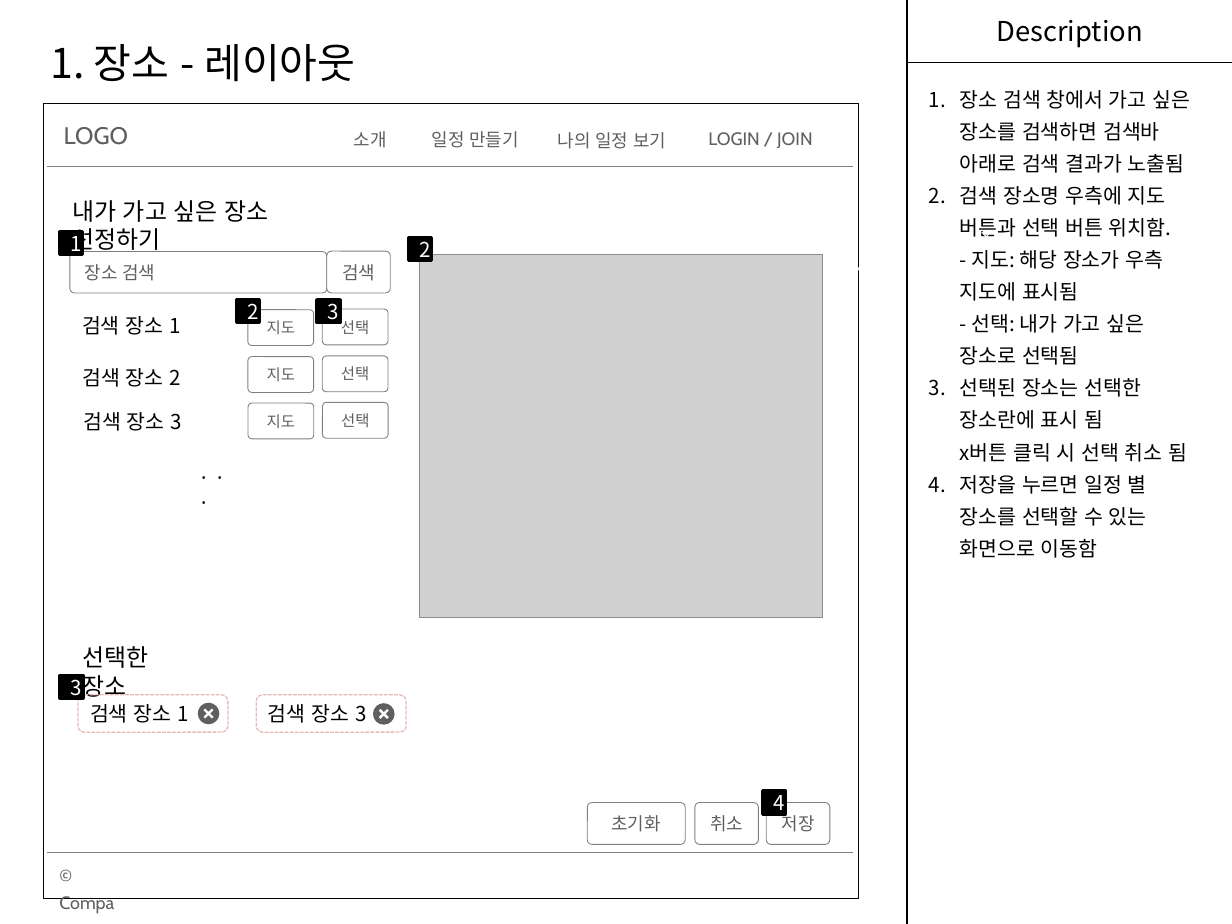
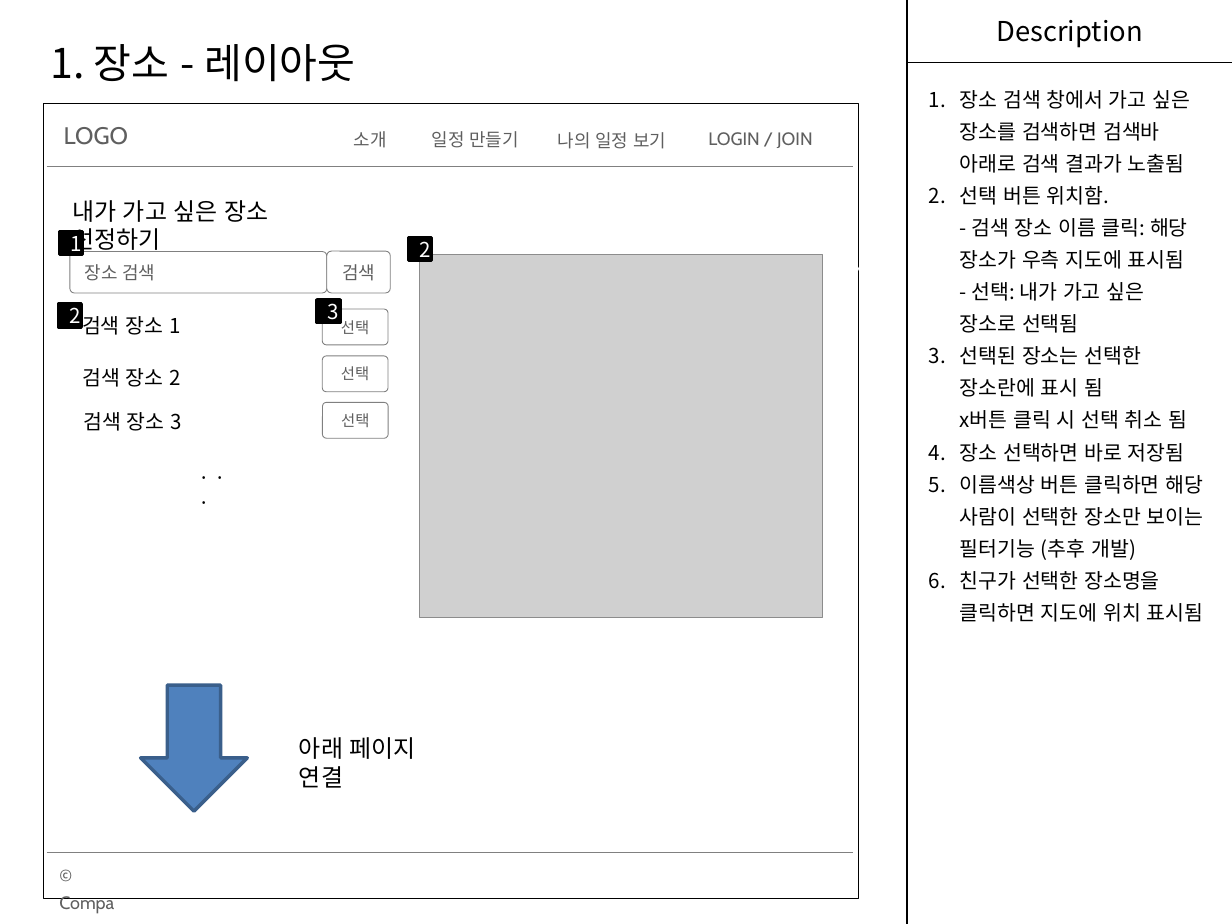
Before and after one commit to Devfarm-study/Toy-Project, a slide deck: slide 2 of MJ/11.장소.pptx. Drawn at 1232x924 pixels with LibreOffice and Linux fonts; fonts in the diff are those of the drawing; grey boxes stand for pictures. Boxes give left, top, right and bottom in pixels: in the first picture for what was removed or moved away, otherwise in the second. Text is boxed around its words. In the diff, an @@ line names an element or a change of style, - is before the commit and + after.

```diff
--- a/MJ/11.장소.pptx
+++ b/MJ/11.장소.pptx
@@ text at [960,186,1188,333]: text changed @@
-2. 검색 장소명 우측에 지도 버튼과 선택 버튼 위치함.
-   - 지도: 해당 장소가 우측 지도에 표시됨
-   - 선택: 내가 가고 싶은 장소로 선택됨
+2. 선택 버튼 위치함.
+   - 검색 장소 이름 클릭: 해당 장소가 우측 지도에 표시됨
+   - 선택: 내가 가고 싶은 장소로 선택됨
@@ freeform shape removed at [981,232,991,243] @@
@@ rectangle "2": place and size @@
-rectangle "2" at [237,299,260,323]
+rectangle "2" at [58,304,81,328]
@@ rounded rectangle removed at [248,309,313,345] @@
-지도
@@ rounded rectangle removed at [248,356,313,392] @@
-지도
@@ rounded rectangle removed at [248,403,313,439] @@
-지도
@@ text at [960,443,1204,622]: text changed @@
-4. 저장을 누르면 일정 별 장소를 선택할 수 있는 화면으로 이동함
+4. 장소 선택하면 바로 저장됨
+5. 이름색상 버튼 클릭하면 해당 사람이 선택한 장소만 보이는 필터기능 (추후 개발)
+6. 친구가 선택한 장소명을 클릭하면 지도에 위치 표시됨
@@ text removed at [82,646,148,700] @@
-선택한 장소
@@ rectangle removed at [60,675,84,699] @@
-3
@@ down arrow added at [140,685,248,811], fill #4F81BD, outline #3A5F8C 2 pt @@
@@ rounded rectangle removed at [78,695,228,732] @@
@@ text removed at [90,704,188,723] @@
-검색 장소 1
@@ freeform shape removed at [197,702,219,724] @@
@@ rounded rectangle removed at [256,695,407,732] @@
@@ text removed at [268,704,366,723] @@
-검색 장소 3
@@ freeform shape removed at [373,703,395,726] @@
@@ text added at [299,737,416,788], 14 pt, text #000000 @@
+아래 페이지 연결
@@ rounded rectangle removed at [588,802,685,844] @@
-초기화
@@ rounded rectangle removed at [695,802,759,844] @@
-취소
@@ rectangle removed at [763,791,786,814] @@
-4
@@ rounded rectangle removed at [766,802,830,844] @@
-저장
```
Also in this commit, not shown: 2 other slides changed, 4 slides removed, 1 other file.
